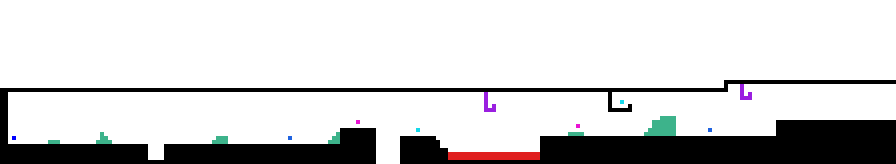
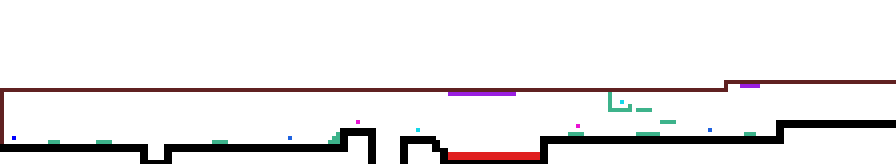
Two versions of the same layered image (896 x 164). Layer-by-layer changes:
painted on "Level 2 certo" over left=0, top=80, right=896, bottom=164
